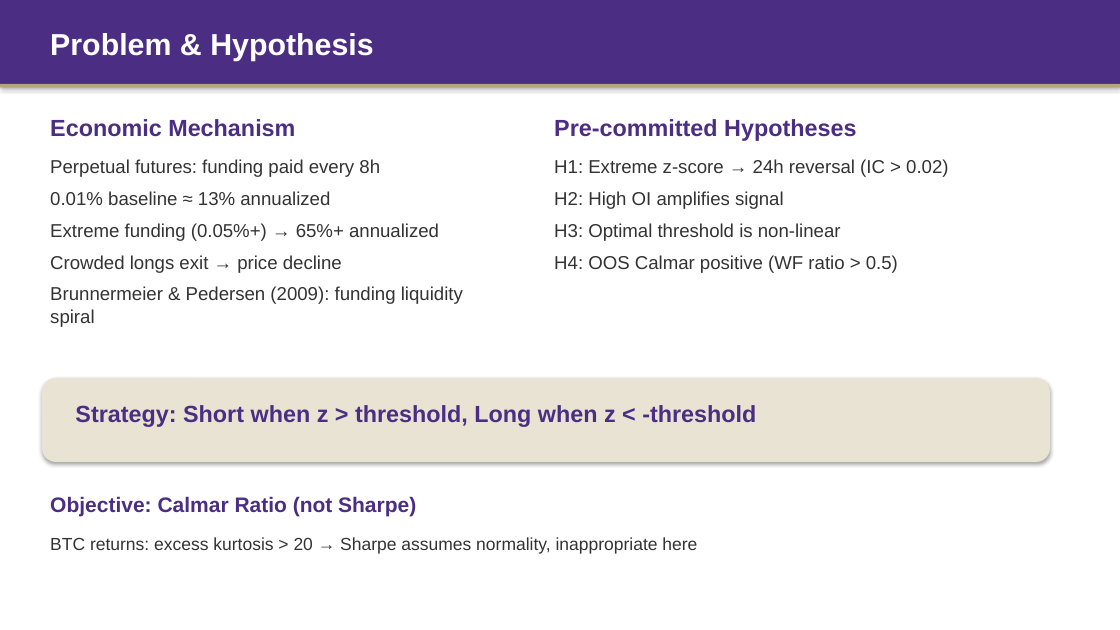
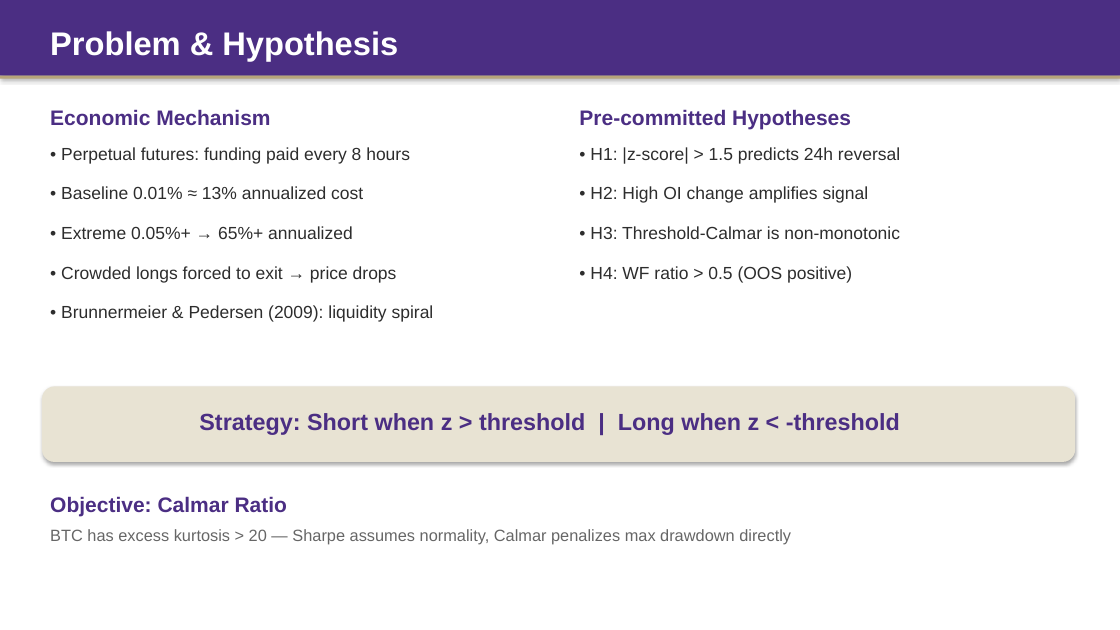
Before and after one commit to Tyche1107/Strategy-project, a slide deck: slide 2 of CFRM522_Presentation.pptx. Drawn at 1120x630 pixels with LibreOffice and Linux fonts; fonts in the diff are those of the drawing. Boxes give left, top, right and bottom in pixels: in the first picture for what was removed or moved away, otherwise in the second. Text is boxed around its words. In the diff, an @@ line names an element or a change of style, - is before the commit and + after.

```diff
--- a/CFRM522_Presentation.pptx
+++ b/CFRM522_Presentation.pptx
@@ rectangle resized from (x1=0, y1=0, x2=1120, y2=84) to (x1=0, y1=0, x2=1120, y2=76) @@
@@ text "Problem & Hypothesis" at (x1=50, y1=31, x2=398, y2=61): size 26 to 28 pt @@
@@ rectangle moved from (x1=0, y1=84, x2=1120, y2=87) to (x1=0, y1=76, x2=1120, y2=79) @@
@@ text "Economic Mechanism" moved from (x1=50, y1=119, x2=295, y2=137) to (x1=50, y1=109, x2=270, y2=125) @@
@@ text "Economic Mechanism" at (x1=50, y1=109, x2=270, y2=125): size 20 to 18 pt @@
@@ text "Pre-committed Hypotheses" at (x1=579, y1=109, x2=851, y2=130): size 20 to 18 pt @@
@@ text "Pre-committed Hypotheses" moved from (x1=554, y1=119, x2=856, y2=141) to (x1=579, y1=109, x2=851, y2=130) @@
@@ text at (x1=61, y1=147, x2=434, y2=322): text changed; size 16 to 15 pt; text colour #333333 to #2D2D2D @@
-Perpetual futures: funding paid every 8h
-0.01% baseline ≈ 13% annualized
-Extreme funding (0.05%+) → 65%+ annualized
-Crowded longs exit → price decline
-Brunnermeier & Pedersen (2009): funding liquidity spiral
+• Perpetual futures: funding paid every 8 hours
+• Baseline 0.01% ≈ 13% annualized cost
+• Extreme 0.05%+ → 65%+ annualized
+• Crowded longs forced to exit → price drops
+• Brunnermeier & Pedersen (2009): liquidity spiral
@@ text at (x1=590, y1=147, x2=900, y2=283): text changed; size 16 to 15 pt; text colour #333333 to #2D2D2D @@
-H1: Extreme z-score → 24h reversal (IC > 0.02)
-H2: High OI amplifies signal
-H3: Optimal threshold is non-linear
-H4: OOS Calmar positive (WF ratio > 0.5)
+• H1: |z-score| > 1.5 predicts 24h reversal
+• H2: High OI change amplifies signal
+• H3: Threshold-Calmar is non-monotonic
+• H4: WF ratio > 0.5 (OOS positive)
@@ rounded rectangle resized from (x1=42, y1=378, x2=1050, y2=462) to (x1=42, y1=386, x2=1075, y2=462) @@
@@ text at (x1=199, y1=413, x2=900, y2=435): text changed @@
-Strategy: Short when z > threshold, Long when z < -threshold
+Strategy: Short when z > threshold | Long when z < -threshold
@@ text at (x1=50, y1=496, x2=287, y2=516): text changed @@
-Objective: Calmar Ratio (not Sharpe)
+Objective: Calmar Ratio
@@ text at (x1=50, y1=529, x2=791, y2=544): text changed; size 15 to 14 pt; text colour #333333 to #666666 @@
-BTC returns: excess kurtosis > 20 → Sharpe assumes normality, inappropriate here
+BTC has excess kurtosis > 20 — Sharpe assumes normality, Calmar penalizes max drawdown directly
```
Also in this commit, not shown: 14 other slides changed, 3 other files.
